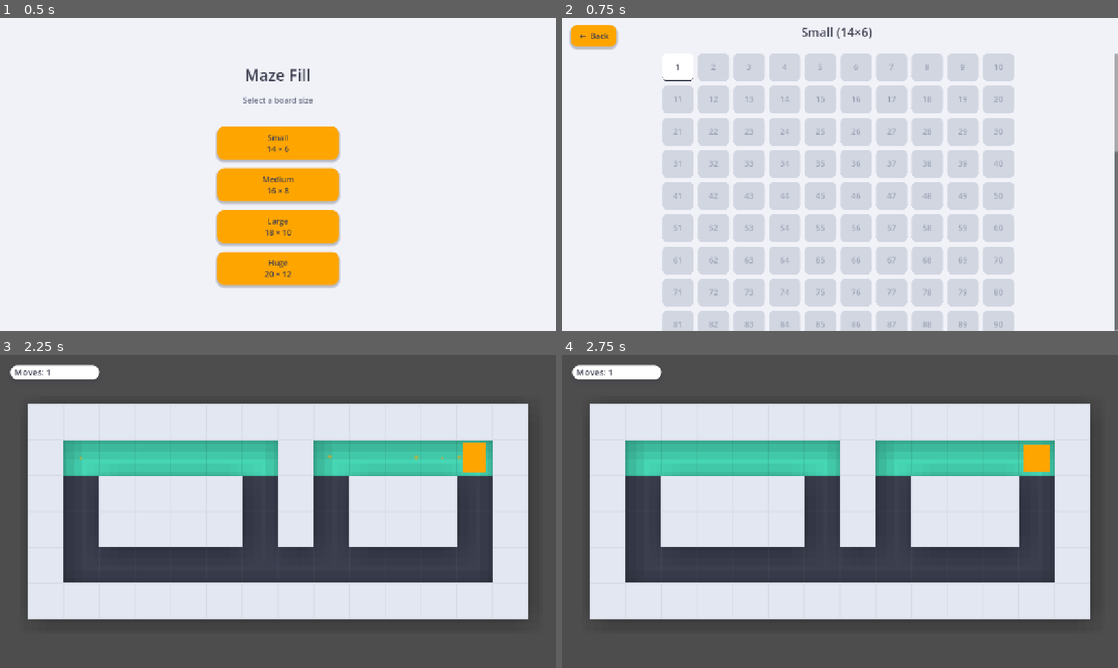
Above: before the commit, frames 1-4 (two rows, left to right).
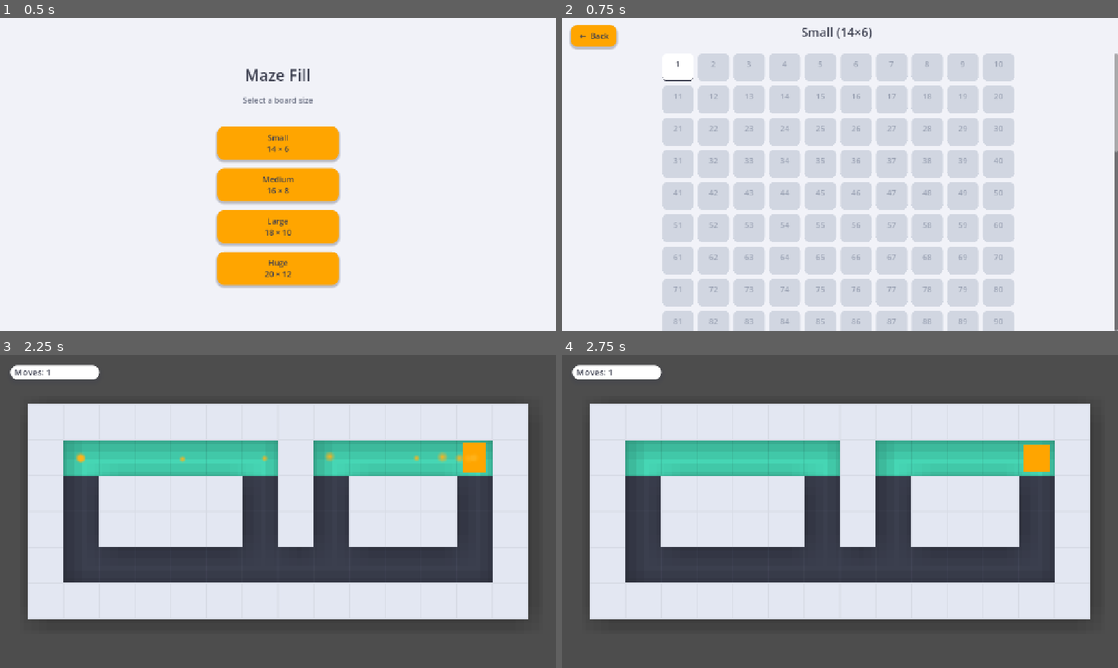
Above: after the commit, the same moments.

Repository: wheelibin/maze-fill
Game: Godot game, scene res://size_select.tscn
The game is run twice, just before and just after one commit, with the same random seed, the same clock (stepped at 60 frames per second) and the same inputs.
Inputs (mouse positions are in pixels of both pictures, inside the frame that each line leads up to):
- Up to frame 1 (0.5 s): no input
- Up to frame 2 (0.75 s): click "Small 14 × 6" at 0.5 s
- Up to frame 3 (2.25 s): click "1" at 1.25 s; tap Enter at 2 s; move the mouse to (400, 495) at 2.02 s; hold Right (ui_right) from 2.03 s (still down); tap M at 2.1 s; click (400, 495) at 2.17 s
- Up to frame 4 (2.75 s): keep holding Right (ui_right)

Frame 1 is identical in both runs. In frame 2, 1.3% of the frame differs, in the area x 20-80%, y 13-99%; in frame 3, 0.2%; in frame 4, nothing differs.

Commit message:
style fixes

Diff:
--- a/game.tscn
+++ b/game.tscn
@@ -53,16 +53,16 @@
 
 [node name="TrailParticles" type="CPUParticles2D" parent="Board/Player" unique_id=624584521]
 emitting = false
-amount = 10
+amount = 18
 texture = SubResource("GradientTexture2D_trail")
-lifetime = 0.15
+lifetime = 0.25
 spread = 180.0
 gravity = Vector2(0, 0)
 initial_velocity_min = 5.0
 initial_velocity_max = 20.0
-scale_amount_min = 0.4
-scale_amount_max = 0.7
-color = Color(1, 0.65, 0, 0.8)
+scale_amount_min = 0.8
+scale_amount_max = 1.4
+color = Color(1, 0.7, 0.1, 1)
 
 [node name="Camera2D" type="Camera2D" parent="Board" unique_id=84097757]
 script = ExtResource("3_feb5d")
--- a/level_button.gd
+++ b/level_button.gd
@@ -7,19 +7,21 @@
 const LOCKED_GREY_TEXT := Color(0.6, 0.63, 0.7, 1)
 const WHITE := Color(1, 1, 1, 1)
 
+@onready var stars_label: Label = $StarsLabel
+
 func configure(local: int, unlocked: bool, completed: bool, stars: int, best_moves: int) -> void:
 	disabled = not unlocked
 	custom_minimum_size = Vector2(72, 64)
+	text = str(local)
+	stars_label.visible = completed
 
 	if not unlocked:
-		text = str(local)
 		_style(LOCKED_GREY, LOCKED_GREY, LOCKED_GREY_TEXT)
 	elif completed:
-		text = "%d\n%s" % [local, "★".repeat(stars) + "☆".repeat(3 - stars)]
+		stars_label.text = "★".repeat(stars) + "☆".repeat(3 - stars)
 		tooltip_text = "Best: %d moves" % best_moves
 		_style(TEAL, TEAL_DARK, NAVY)
 	else:
-		text = str(local)
 		_style(WHITE, NAVY, NAVY)
 
 func _style(bg: Color, border: Color, font_color: Color) -> void:
@@ -32,6 +34,7 @@
 		box.corner_radius_bottom_right = 10
 		box.border_width_bottom = 3
 		box.border_color = border
+		box.content_margin_bottom = 16
 		add_theme_stylebox_override(state, box)
 	add_theme_color_override("font_color", font_color)
 	add_theme_color_override("font_disabled_color", font_color)
--- a/level_button.tscn
+++ b/level_button.tscn
@@ -1,7 +1,24 @@
-[gd_scene format=3]
+[gd_scene format=3 uid="uid://ws0jqut6r23j"]
 
-[ext_resource type="Script" path="res://level_button.gd" id="1_levelbutton"]
+[ext_resource type="Script" uid="uid://bo5ufiw1ynnnv" path="res://level_button.gd" id="1_levelbutton"]
 
-[node name="LevelButton" type="Button"]
+[node name="LevelButton" type="Button" unique_id=452348313]
 custom_minimum_size = Vector2(72, 56)
 script = ExtResource("1_levelbutton")
+
+[node name="StarsLabel" type="Label" parent="." unique_id=89585406]
+layout_mode = 1
+anchors_preset = 12
+anchor_top = 1.0
+anchor_right = 1.0
+anchor_bottom = 1.0
+offset_top = -27.0
+offset_bottom = -3.0
+grow_horizontal = 2
+grow_vertical = 0
+theme_override_colors/font_color = Color(1, 0.82, 0.1, 1)
+theme_override_colors/font_outline_color = Color(0.235, 0.247, 0.31, 1)
+theme_override_constants/outline_size = 3
+theme_override_font_sizes/font_size = 17
+horizontal_alignment = 1
+vertical_alignment = 1
